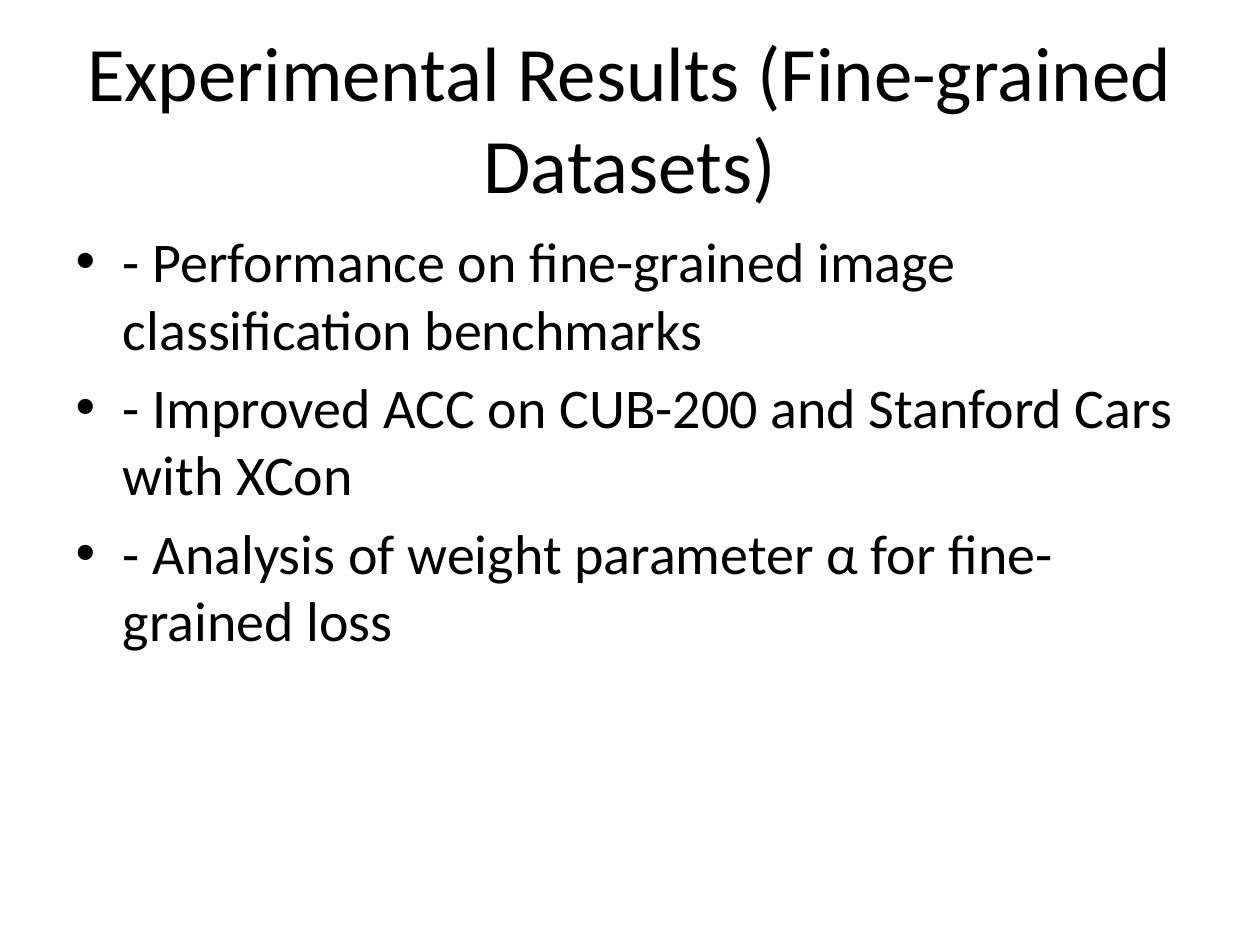
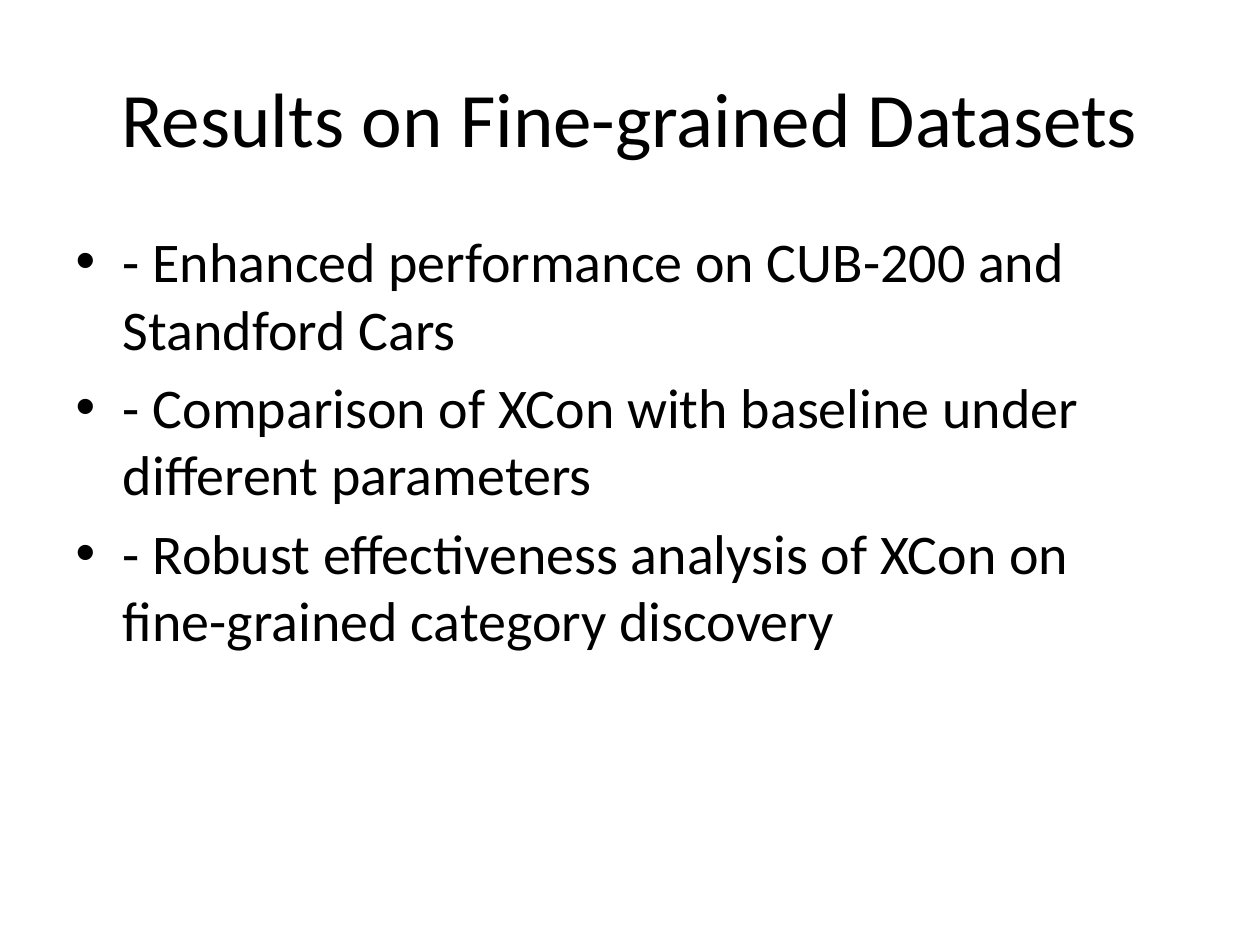
Before and after one commit to StephanieMussi/GRASPER, a slide deck: slide 8 of presentation.pptx. Drawn at 1260x945 pixels with LibreOffice and Linux fonts; fonts in the diff are those of the drawing. Boxes give left, top, right and bottom in pixels: in the first picture for what was removed or moved away, otherwise in the second. Text is boxed around its words. In the diff, an @@ line names an element or a change of style, - is before the commit and + after.

```diff
--- a/presentation.pptx
+++ b/presentation.pptx
@@ title at box(121, 93, 1137, 161): text changed @@
-Experimental Results (Fine-grained Datasets)
+Results on Fine-grained Datasets
@@ text at box(123, 243, 1078, 651): text changed @@
-• - Performance on fine-grained image classification benchmarks
-• - Improved ACC on CUB-200 and Stanford Cars with XCon
-• - Analysis of weight parameter α for fine-grained loss
+• - Enhanced performance on CUB-200 and Standford Cars
+• - Comparison of XCon with baseline under different parameters
+• - Robust effectiveness analysis of XCon on fine-grained category discovery
```
Also in this commit, not shown: 7 other slides changed, 1 slide added, 1 slide removed, 1 other file.
